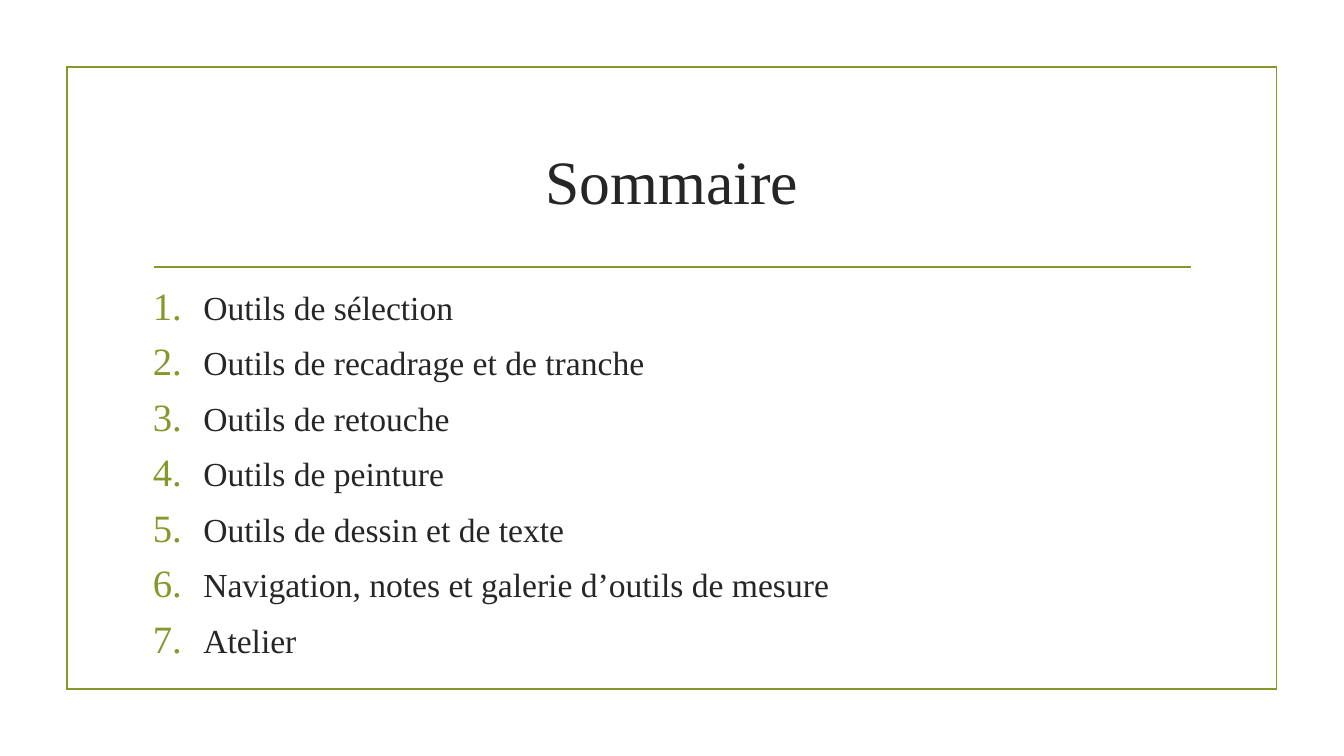
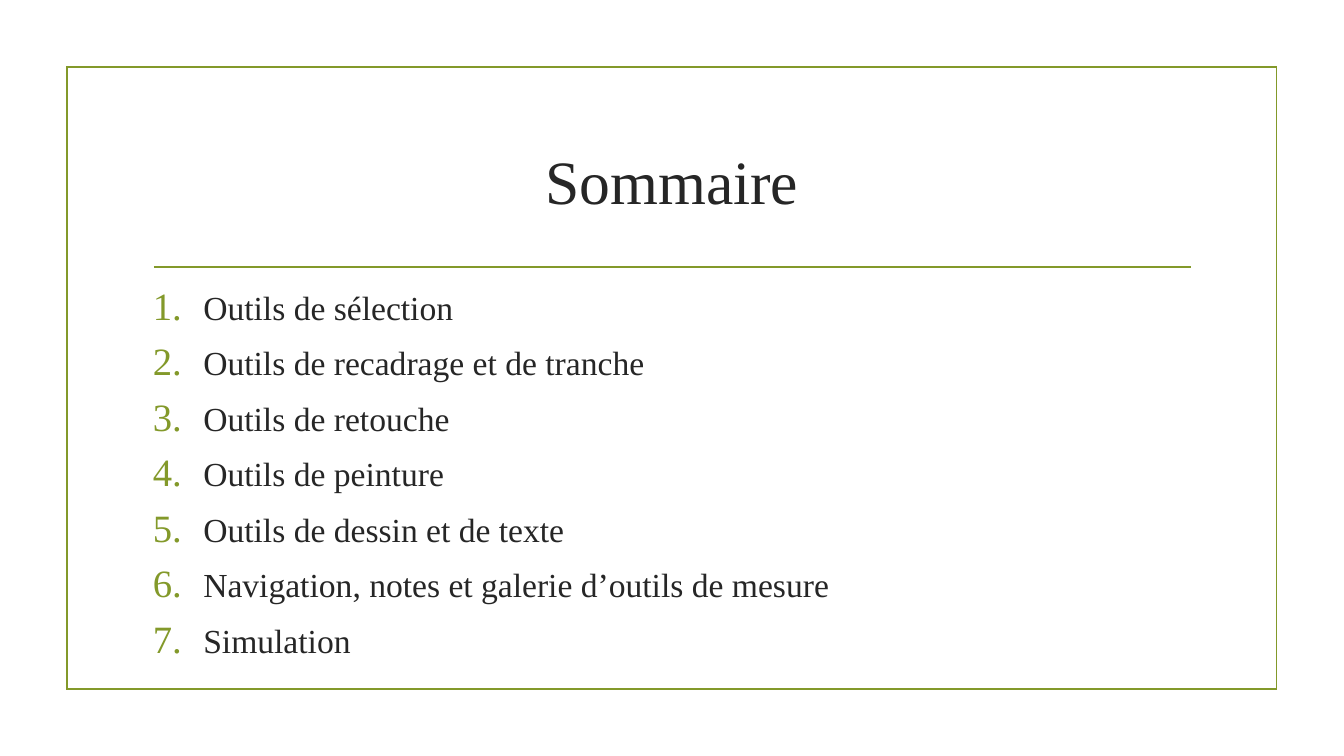
Before and after one commit to lasridouae/Photoshop-Web-Design, a slide deck: slide 2 of 1. Présentation des outils Photoshop/Présentation des outils Photoshop.pptx. Drawn at 1344x756 pixels with LibreOffice and Linux fonts; fonts in the diff are those of the drawing; background and template pictures are left out. Boxes give left, top, right and bottom in pixels: in the first picture for what was removed or moved away, otherwise in the second. Text is boxed around its words. In the diff, an @@ line names an element or a change of style, - is before the commit and + after.

```diff
--- a/1. Présentation des outils Photoshop/Présentation des outils Photoshop.pptx
+++ b/1. Présentation des outils Photoshop/Présentation des outils Photoshop.pptx
@@ text at (203, 629, 350, 654): text changed @@
-7. Atelier
+7. Simulation
```
Also in this commit, not shown: 1 other slide changed, 17 other files.
